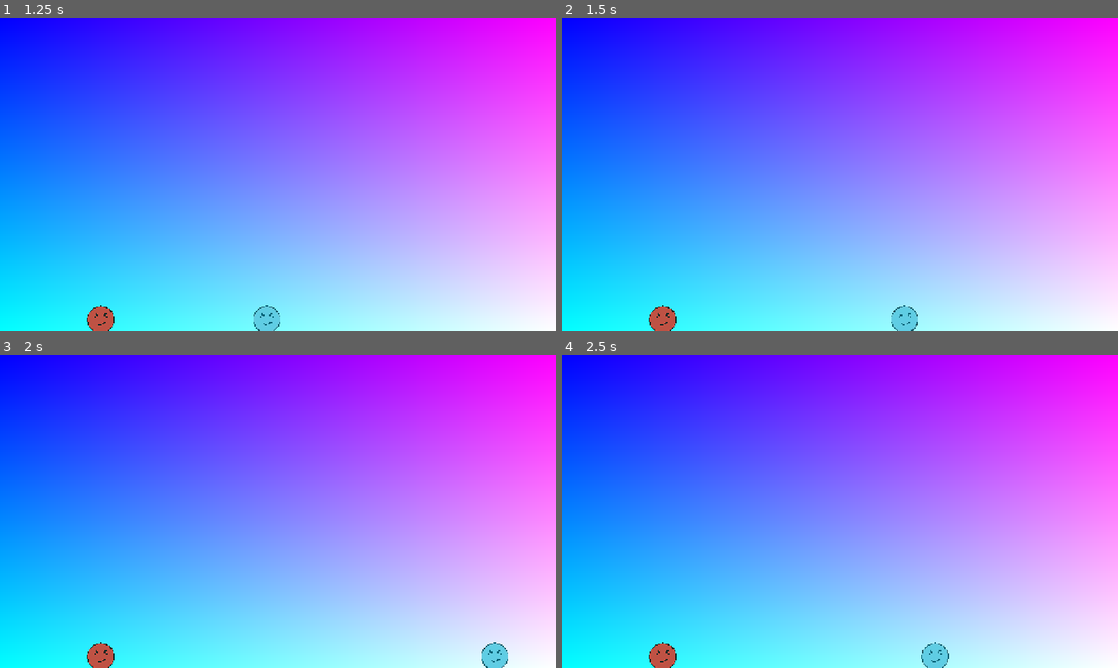
Above: before the commit, frames 1-4 (two rows, left to right).
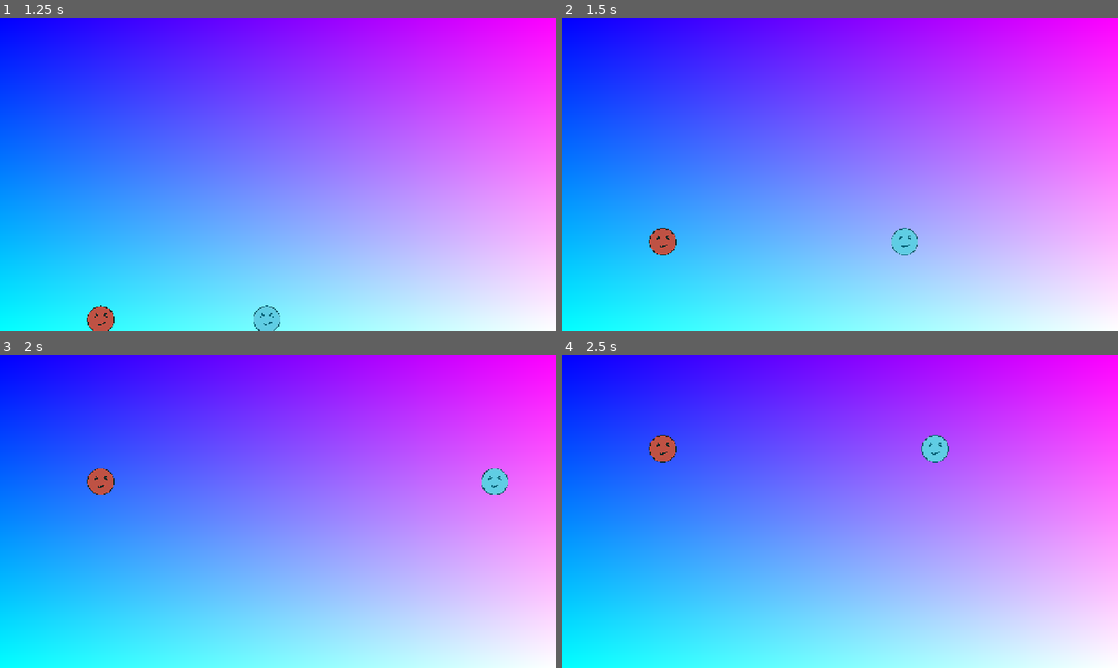
Above: after the commit, the same moments.

Repository: clem-maker/2-player
Game: Godot game, scene res://scens/main.tscn
Same seed, same stepped clock (60 frames per second), same inputs: the game is played once before the commit and once after it.
Inputs (mouse positions are in pixels of both pictures, inside the frame that each line leads up to):
- Up to frame 1 (1.25 s): move the mouse to (400, 158) at 0.52 s; hold D (right) from 0.53 s (still down); hold Space (jump) from 0.53 s (still down)
- Up to frame 2 (1.5 s): keep holding D (right); move the mouse to (728, 190) at 1.27 s; release Space (jump) at 1.28 s; click (728, 190) at 1.35 s
- Up to frame 3 (2 s): keep holding D (right); tap Space (jump) at 1.52, 1.55, 1.82 s
- Up to frame 4 (2.5 s): move the mouse to (895, 442) at 2.02 s; release D (right) at 2.03 s; hold A (left) from 2.03 s (still down); hold Space (jump) from 2.03 s (still down)

Frame 1 is identical in both runs. In frame 2, 1.3% of the frame differs, in the area x 15-64%, y 67-100%; in frame 3, 1.3%; in frame 4, 1.3%, in the area x 15-70%, y 25-100%.

Commit message:
moved some stuff

Diff:
--- a/scribte/player.gd
+++ b/scribte/player.gd
@@ -30,7 +30,7 @@
 	return direction_local
 func count_time(delta:float) -> float:
 	if jump_time_local <max_jump_height:
-		jump_time_local += delta /2
+		jump_time_local += delta
 		#print(jump_time) # 			<-- debug jumptime here
 	jump_time_local = maxf(jump_time_local , min_jump_height)
 	return jump_time_local
@@ -39,32 +39,34 @@
 		return new_state
 	print_debug("Fehler state not avalible")
 	return states_avalibile[0]
-func _input(_Inputevent) -> void:
+func get_input(delta) ->void:
 	if state in states_avalibile:# always
 		#moving (right/left)
-		direction = get_direction() #Input.get_axis("left","right")
+		direction = get_direction()
 
 		#cheak if Input spacebutton is equal to jump, if true the state will be set to jumping:
 		if Input.is_action_pressed("jump") and get_state() != 1: # if jumpbutton and state is not allready set to jump (so you don't make a dpuble jump or jump in the air )
-			#debug states here:    print("curren state is:",is_current_state_correct(state))
 			state = change_state_to(states_avalibile[1]) #state is set to jump
-
 	#jumping logic
 	if state == states_avalibile[1]: #jumping
 		#jumpen:
+		jump_time = count_time(delta)
+		#release the jump:
+	if Input.is_action_just_released("jump"):
+		print("jump_3")
+		velocity.y = jump_time * JUMP_VELOCITY
+		jump_time_local = 0
+func _physics_process(delta: float) -> void:
+	get_input(delta)
 
-		#release the jump:
-		if Input.is_action_just_released("jump"):
-			velocity.y = jump_time * JUMP_VELOCITY
-			jump_time_local = 0
-func _physics_process(delta: float) -> void:
+	#other logic
 	if is_on_floor():
 		state = states_avalibile[0]   # default
 	else:
 		state = states_avalibile[1]   # jumping
-	if Input.is_action_pressed("jump") and is_on_floor():
-		jump_time = count_time(delta) #debug jump :   print(jump_time)
-	#jump_time_local = 0
+	#if Input.is_action_pressed("jump") and is_on_floor():
+		#jump_time = count_time(delta) #debug jump :   print(jump_time)
+	##jump_time_local = 0
 	if state in states_avalibile: #immer
 		#gravity
 		if not is_on_floor():
